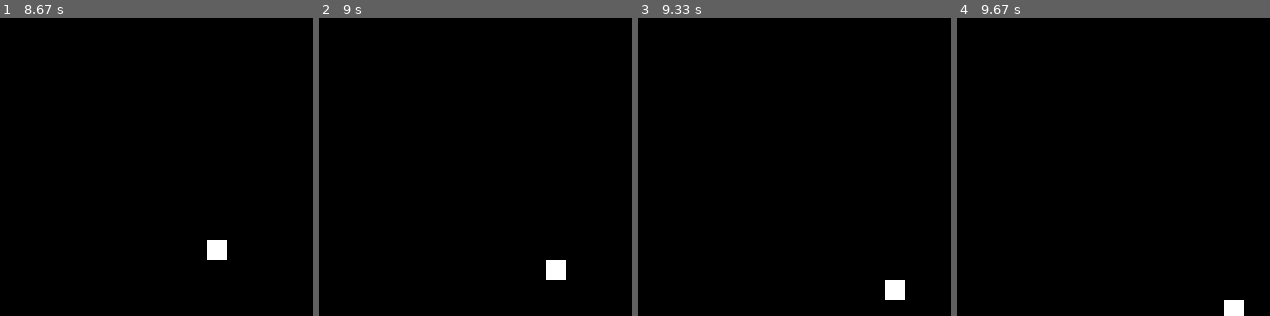
Above: before the commit, frames 1-4 (left to right).
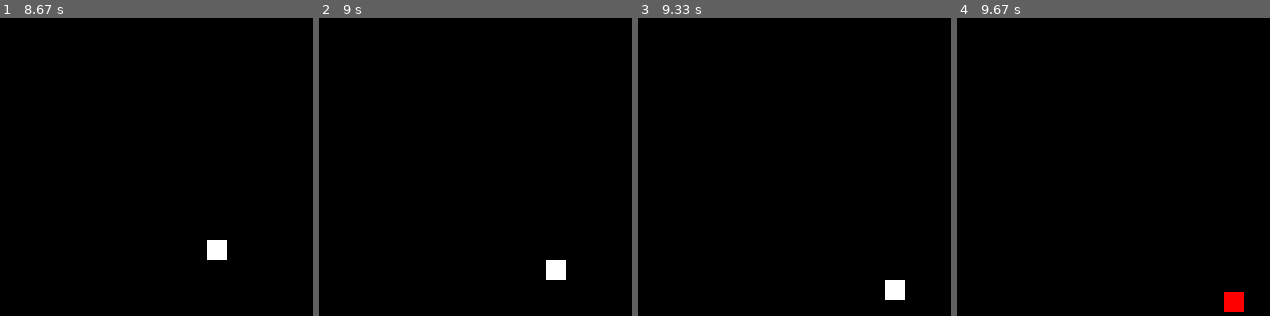
Above: after the commit, the same moments.

Repository: doremifasollasi/goIT_python-marathon-pygame
Game: pygame game, started from main.py
The game is run twice, just before and just after one commit, with the same random seed, the same clock (stepped at 60 frames per second) and the same inputs.
Inputs:
- Up to frame 1 (8.67 s): no input
- Up to frame 2 (9 s): no input
- Up to frame 3 (9.33 s): no input
- Up to frame 4 (9.67 s): no input
The pictures show only the part of the screen within x 50-100%, y 50-100%; the shares and areas given below are measured in that part.

Frames 1-3 are identical in both runs. In frame 4, 0.5% of the frame differs, in the area x 85-92%, y 91-100%.

Commit message:
Added hitting the ball from the right/left side of the playing field with a change of color

Diff:
--- a/main.py
+++ b/main.py
@@ -13,7 +13,7 @@
 
 ball = pygame.Surface((20, 20))
 ball.fill(WHITE)
-ball_rect = ball.get_rect()
+ball_rect = ball.get_rect() #координати положення ball - початкове(0,0)
 ball_speed = [1,1]
 
 is_working = True
@@ -24,7 +24,9 @@
             is_working = False  # pygame.quit()
     ball_rect = ball_rect.move(ball_speed)
 
-
+    if ball_rect.bottom >= height or ball_rect.top <= 0: #відбивання м'яча від верхньої та нижньої сторони ігрового поля зі зміною кольору
+        ball.fill((255, 0, 0))
+        ball_speed[1] = -ball_speed[1]
 
     main_surface.fill(BLACK)
 
